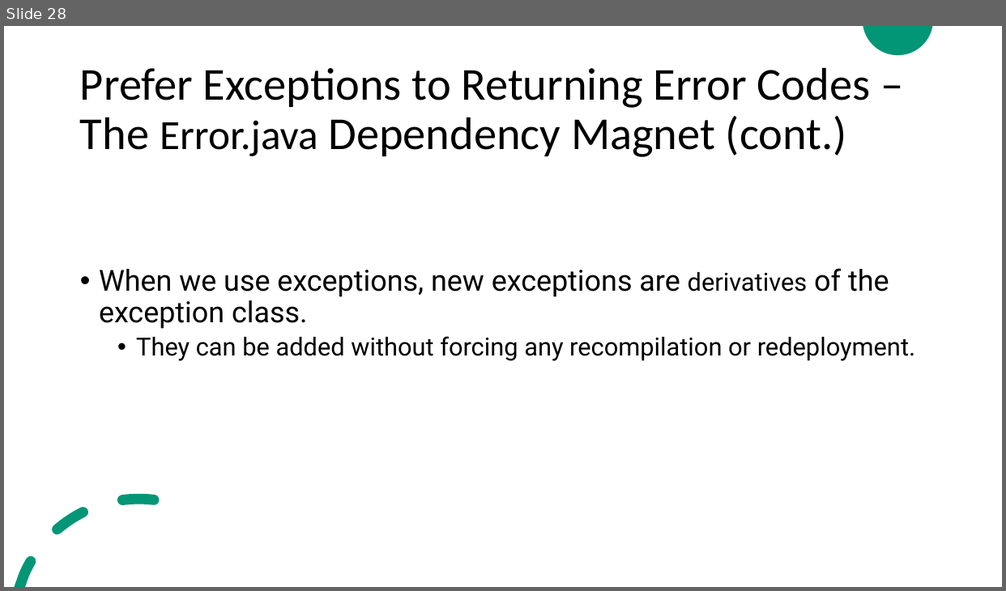
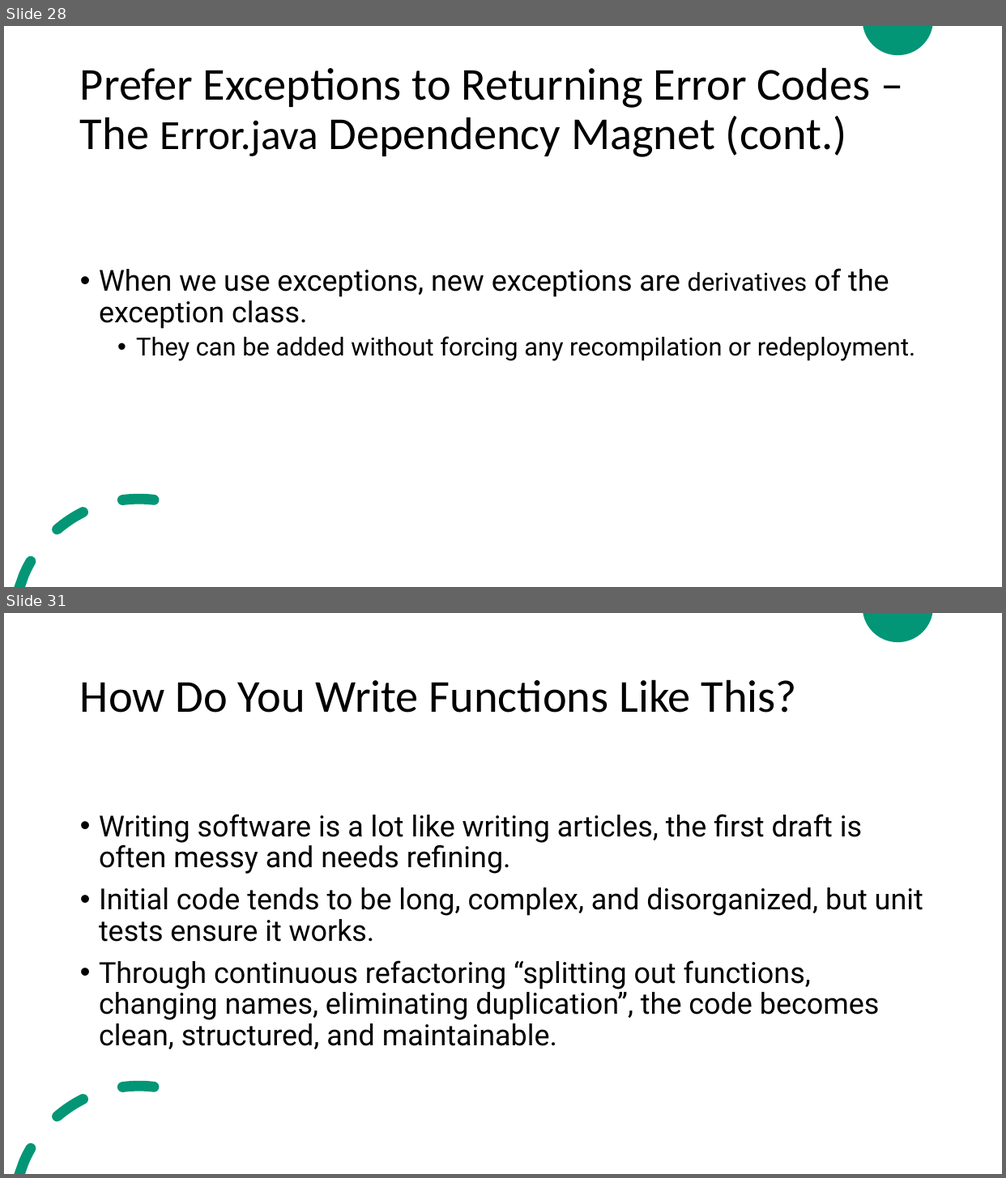
Before and after one commit to ZeinaZayed4/clean-code, a slide deck: Clean Code - Chapter 3.pptx. Shown one above the other, each under a label of ours: slide 28 before the commit, slides 28 and 31 after it; the slides between them are not shown. The pictures are 1006x591 and 1006x1178 pixels, drawn with LibreOffice and Linux fonts; fonts in the diff are those of the drawing. Boxes give left, top, right and bottom in pixels: in the first picture for what was removed or moved away, otherwise in the second. Text is boxed around its words. In the diff, an @@ line names an element or a change of style, - is before the commit and + after.

Commit message:
Update Clean Code Chapter 3 presentation
Complete the chapter

```diff
--- a/Clean Code - Chapter 3.pptx
+++ b/Clean Code - Chapter 3.pptx
@@ slide 31 added at [4,613,1002,1174], background #FFFFFF; not listed: 2 template elements that a slide beside it also shows @@
@@ title added at [80,679,797,713], 44 pt, text #000000 @@
+How Do You Write Functions Like This?
@@ text added at [99,814,923,1050], 28 pt, text #000000 @@
+• Writing software is a lot like writing articles, the first draft is often messy and needs refining.
+• Initial code tends to be long, complex, and disorganized, but unit tests ensure it works.
+• Through continuous refactoring “splitting out functions, changing names, eliminating duplication”, the code becomes clean, structured, and maintainable.
```
Also in this commit, not shown: 3 other slides added.
